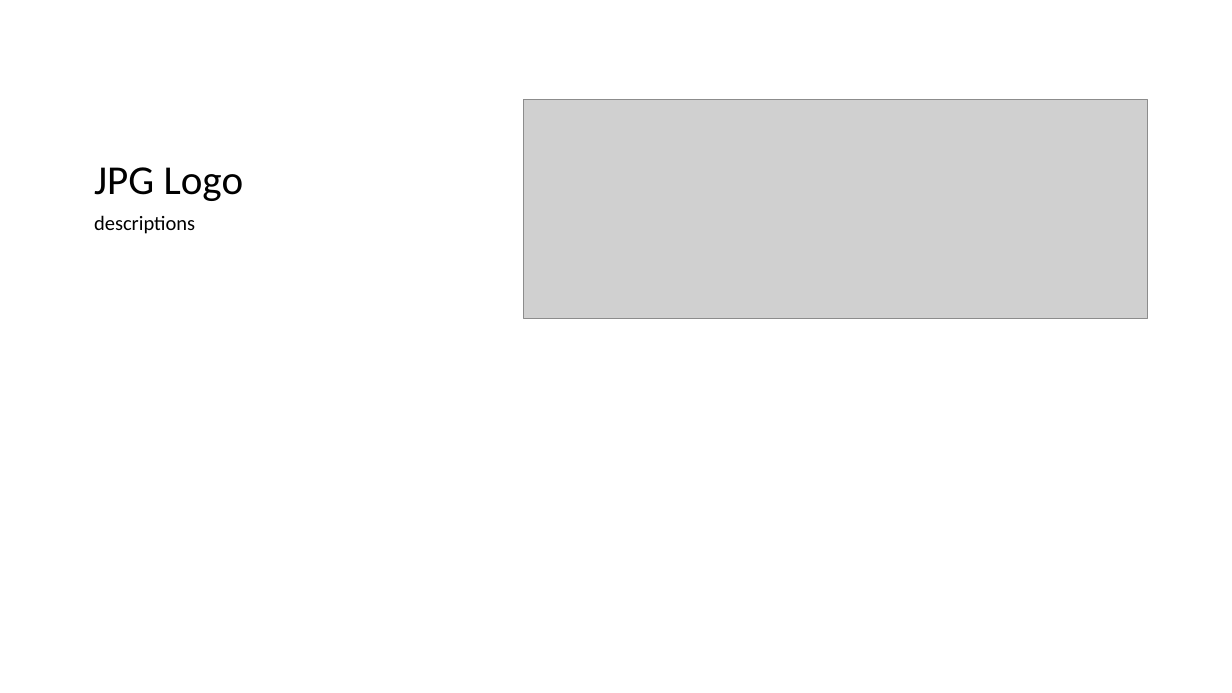
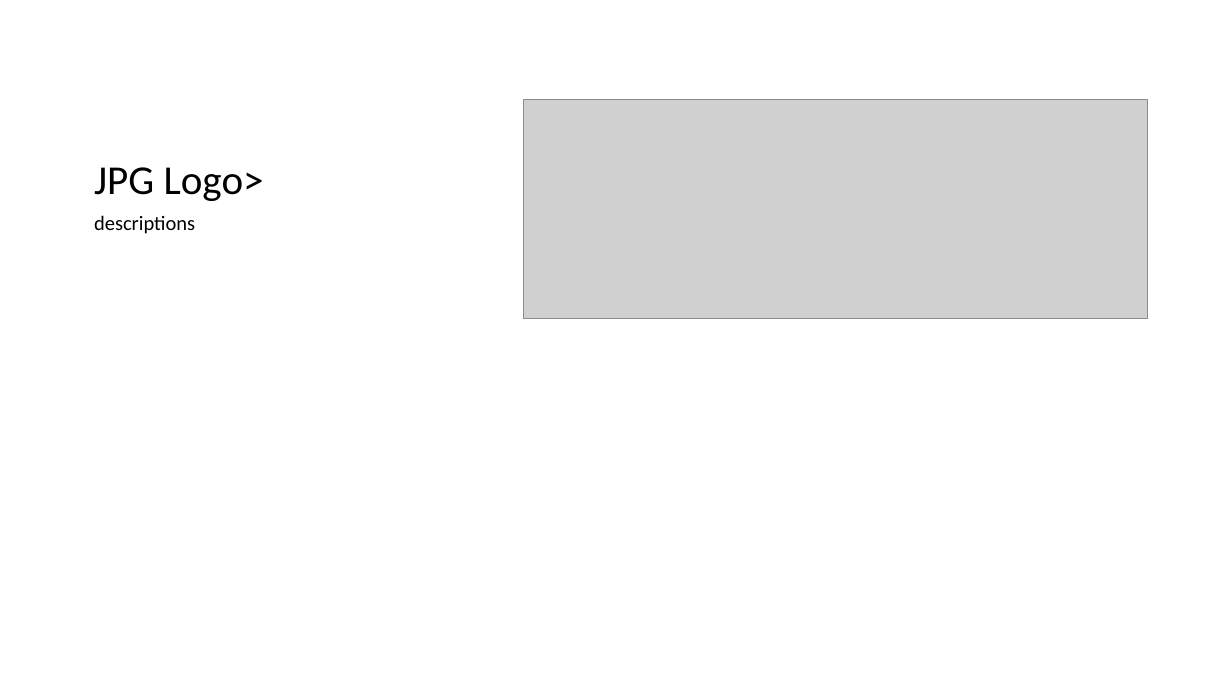
Before and after one commit to isabella232/powerpoint, a slide deck: slide 8 of samples/pptx/sample.pptx. Drawn at 1232x693 pixels with LibreOffice and Linux fonts; fonts in the diff are those of the drawing; grey boxes stand for pictures. Boxes give left, top, right and bottom in pixels: in the first picture for what was removed or moved away, otherwise in the second. Text is boxed around its words. In the diff, an @@ line names an element or a change of style, - is before the commit and + after.

```diff
--- a/samples/pptx/sample.pptx
+++ b/samples/pptx/sample.pptx
@@ title at box(94, 167, 264, 201): text changed @@
-JPG Logo
+JPG Logo>
```
Also in this commit, not shown: 12 other slides changed, 7 other files.
